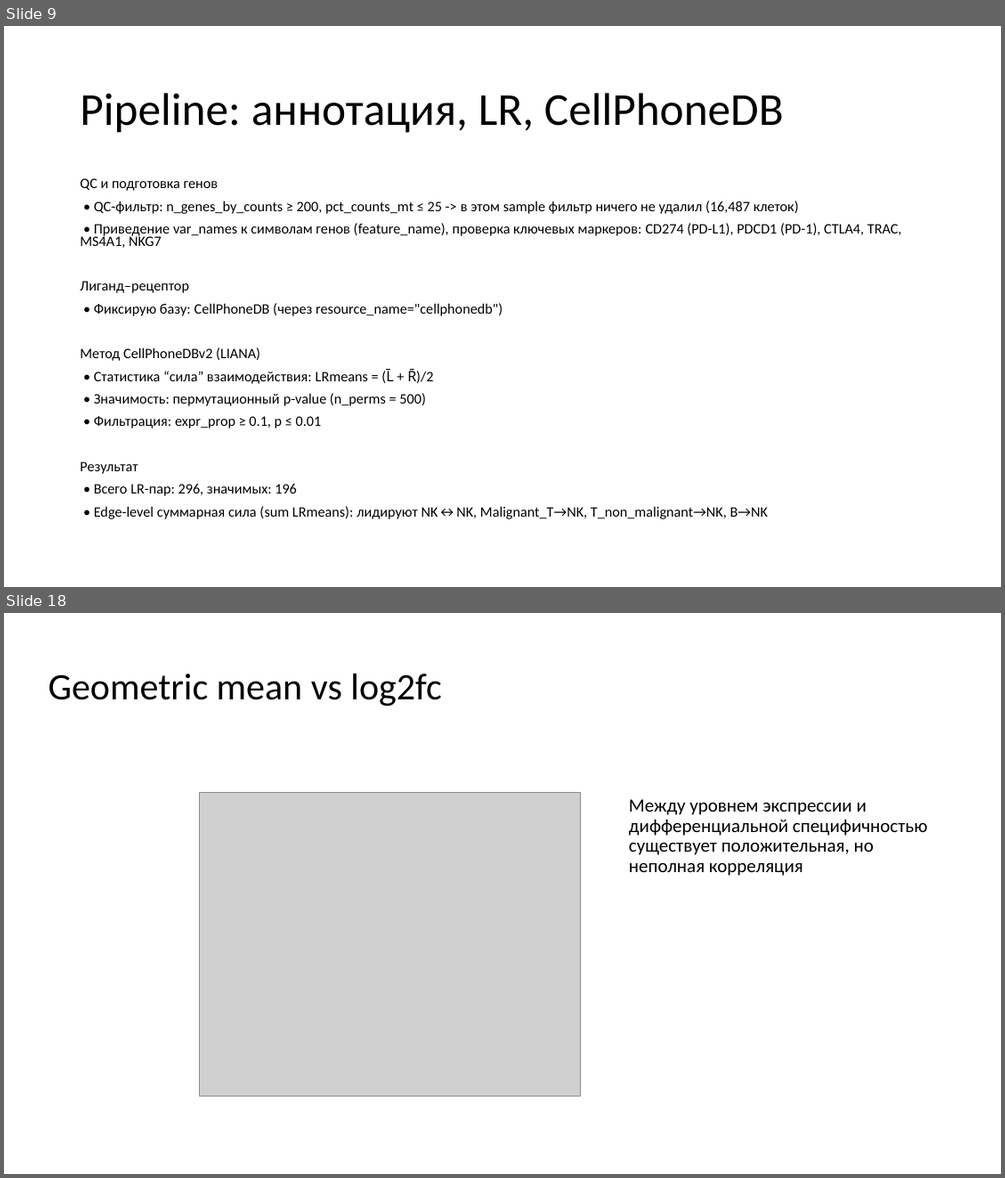
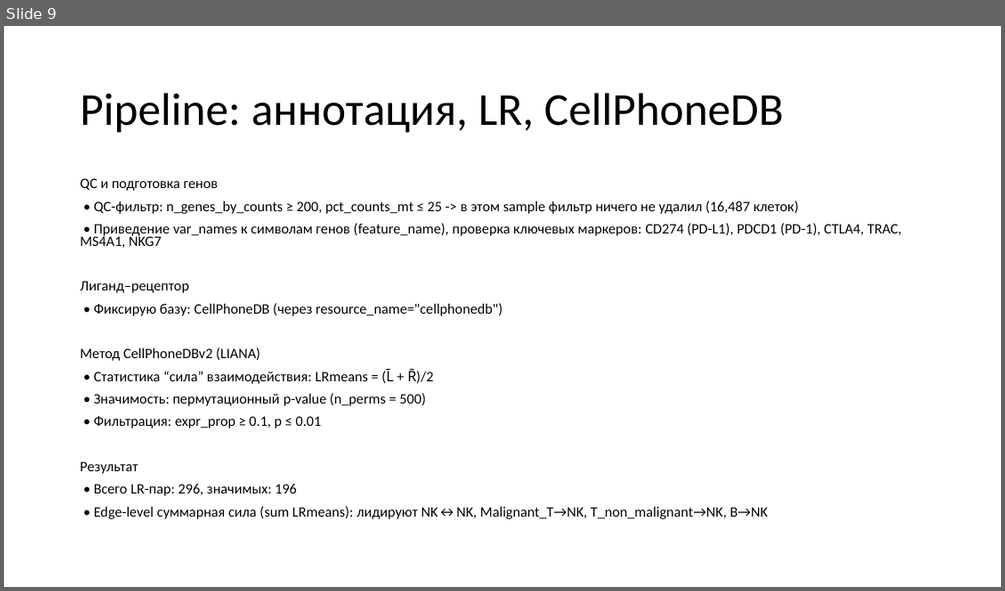
Before and after one commit to mrvagabov/sc-genomics, a slide deck: Анализ межклеточных взаимодействий_Вагабов.pptx. Shown one above the other, each under a label of ours: slides 9 and 18 before the commit, slide 9 after it; the slides between them are not shown. The pictures are 1005x1178 and 1005x591 pixels, drawn with LibreOffice and Linux fonts; fonts in the diff are those of the drawing; grey boxes stand for pictures. Boxes give left, top, right and bottom in pixels: in the first picture for what was removed or moved away, otherwise in the second. Text is boxed around its words. In the diff, an @@ line names an element or a change of style, - is before the commit and + after.

```diff
--- a/Анализ межклеточных взаимодействий_Вагабов.pptx
+++ b/Анализ межклеточных взаимодействий_Вагабов.pptx
@@ slide 18 removed at [4, 613, 1001, 1174], background #FFFFFF @@
@@ title removed at [48, 674, 441, 706] @@
-Geometric mean vs log2fc
@@ picture removed at [199, 792, 580, 1095] @@
@@ text removed at [629, 799, 927, 876] @@
-Между уровнем экспрессии и дифференциальной специфичностью существует положительная, но неполная корреляция
```
Also in this commit, not shown: 2 slides changed, 6 slides added, 8 other slides removed, 1 other file.
